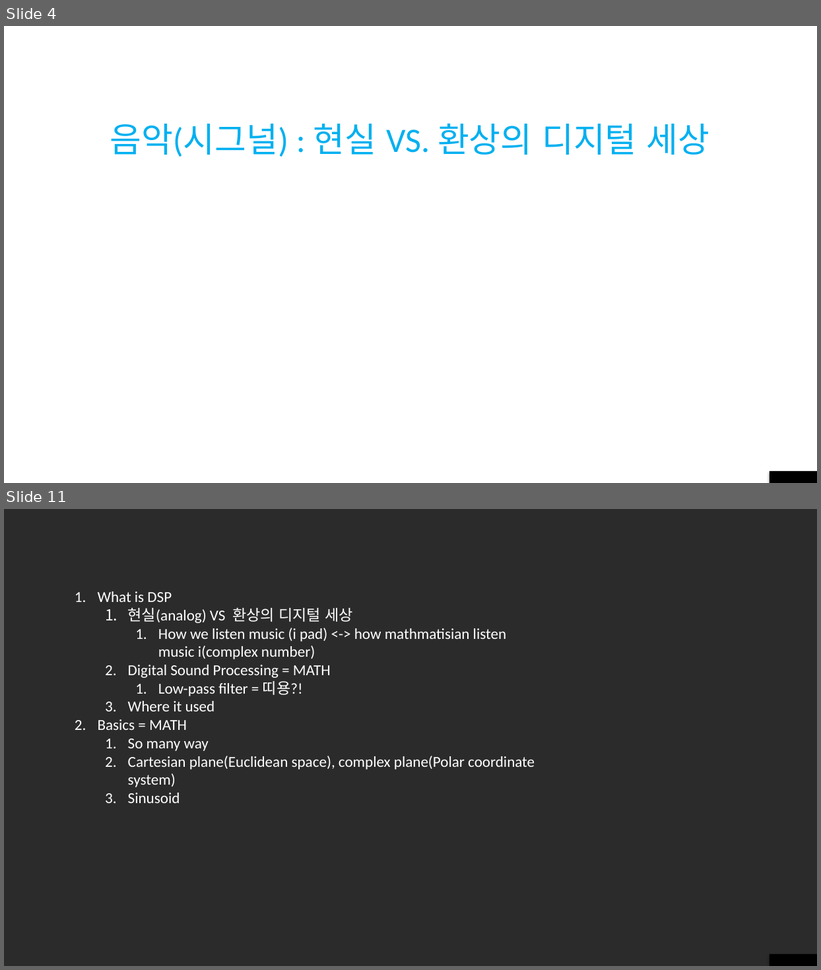
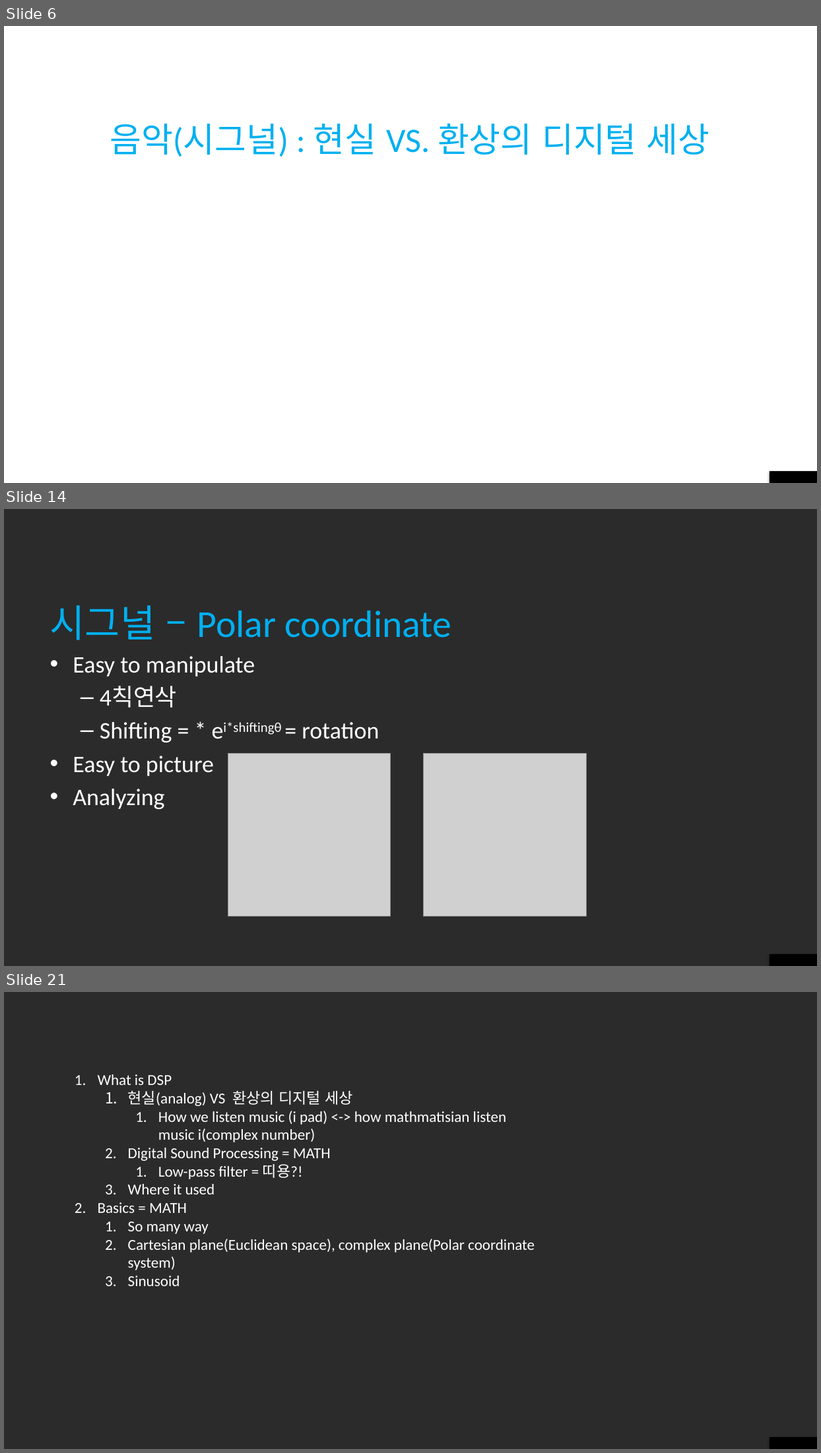
Before and after one commit to klimdev/DSP, a slide deck: 1. Introduction to DSP.pptx. Shown one above the other, each under a label of ours: slides 4 and 11 before the commit, slides 6, 14 and 21 after it; the slides between them are not shown. The pictures are 821x970 and 821x1453 pixels, drawn with LibreOffice and Linux fonts; fonts in the diff are those of the drawing; grey boxes stand for pictures; background and template pictures are left out; a plain dark background stands for a picture behind light text. Boxes give left, top, right and bottom in pixels: in the first picture for what was removed or moved away, otherwise in the second. Text is boxed around its words. In the diff, an @@ line names an element or a change of style, - is before the commit and + after.

```diff
--- a/1. Introduction to DSP.pptx
+++ b/1. Introduction to DSP.pptx
@@ slide 14 added at (4, 509, 817, 966), background picture (left out); not listed: 1 template element that a slide beside it also shows @@
@@ title added at (50, 605, 452, 640), 45 pt, text #00B0F0 @@
+시그널 – Polar coordinate
@@ text added at (73, 656, 379, 809), 28 pt, text #FFFFFF @@
+• Easy to manipulate
+  – 4칙연삭
+  – Shifting = * ei*shiftingθ = rotation
+• Easy to picture
+• Analyzing
@@ picture added at (228, 754, 391, 916) @@
@@ picture added at (424, 754, 587, 916) @@
@@ what was slide 4 is now slide 6 @@
@@ what was slide 11 is now slide 21 @@
```
Also in this commit, not shown: 4 slides changed, 9 other slides added, 4 other files.
